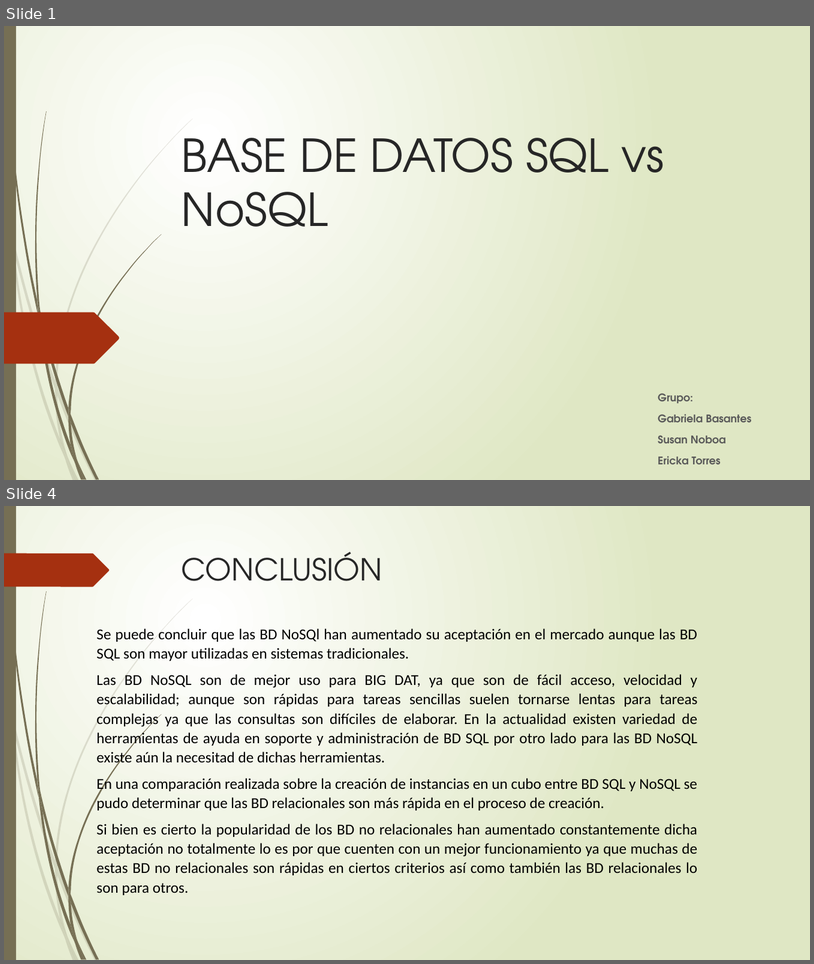
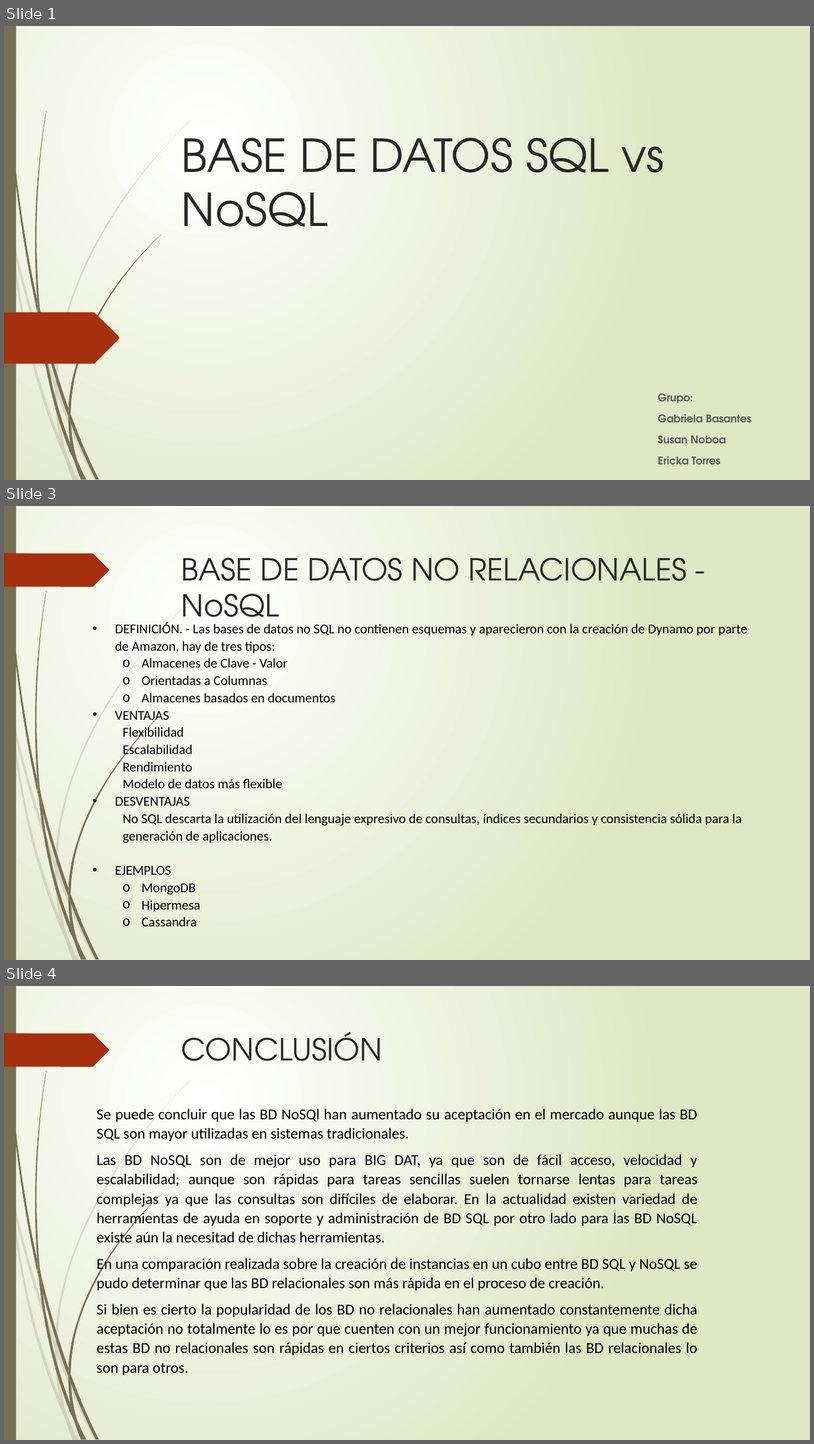
Before and after one commit to Ericka1/Taller-3, a slide deck: BASE DE DATOS SQL vs NoSQL.pptx. Shown one above the other, each under a label of ours: slides 1 and 4 before the commit, slides 1, 3 and 4 after it; the slides between them are not shown. The pictures are 814x964 and 814x1444 pixels, drawn with LibreOffice and Linux fonts; fonts in the diff are those of the drawing. Boxes give left, top, right and bottom in pixels: in the first picture for what was removed or moved away, otherwise in the second. Text is boxed around its words. In the diff, an @@ line names an element or a change of style, - is before the commit and + after.

```diff
--- a/BASE DE DATOS SQL vs NoSQL.pptx
+++ b/BASE DE DATOS SQL vs NoSQL.pptx
@@ slide 3 added at bbox=[4, 506, 810, 960], background gradient #FFFFFF to #DFE8C4; not listed: 24 template elements that a slide beside it also shows @@
@@ title added at bbox=[182, 558, 687, 631], 36 pt, text #262626 @@
+BASE DE DATOS NO RELACIONALES - NoSQL
@@ text added at bbox=[115, 622, 748, 926], 16 pt, text #000000 @@
+• DEFINICIÓN. - Las bases de datos no SQL no contienen esquemas y aparecieron con la creación de Dynamo por parte de Amazon, hay de tres tipos:
+  o Almacenes de Clave - Valor
+  o Orientadas a Columnas
+  o Almacenes basados en documentos
+• VENTAJAS
+Flexibilidad
+Escalabilidad
+Rendimiento
+Modelo de datos más flexible
+• DESVENTAJAS
+No SQL descarta la utilización del lenguaje expresivo de consultas, índices secundarios y consistencia sólida para la generación de aplicaciones.
+• EJEMPLOS
+  o MongoDB
+  o Hipermesa
+  o Cassandra
```
Also in this commit, not shown: 1 other slide added, 2 slides removed.
